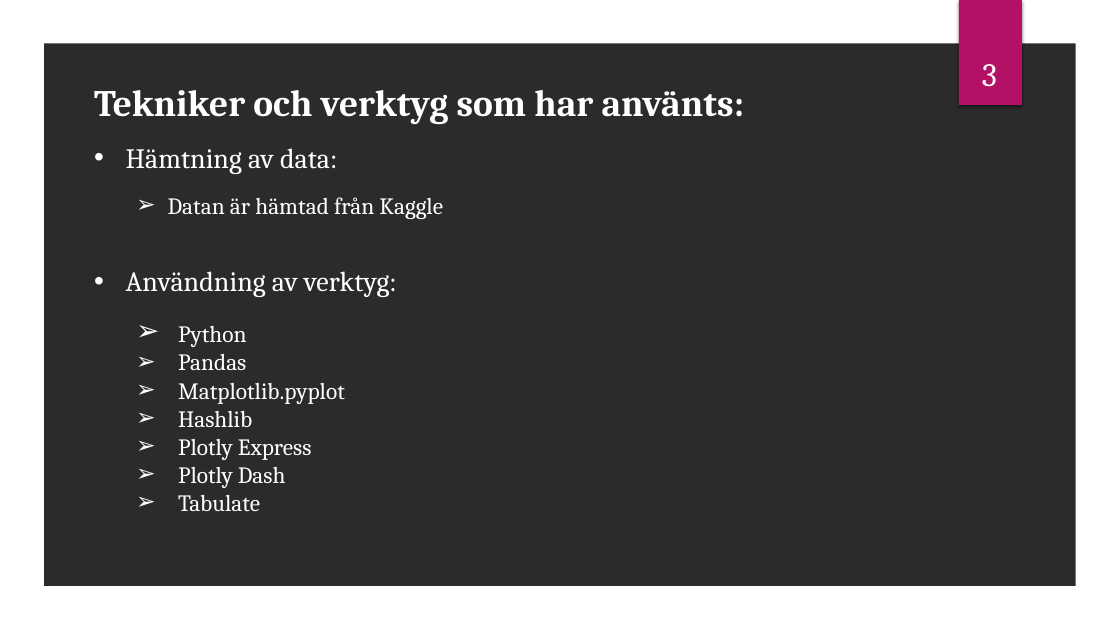
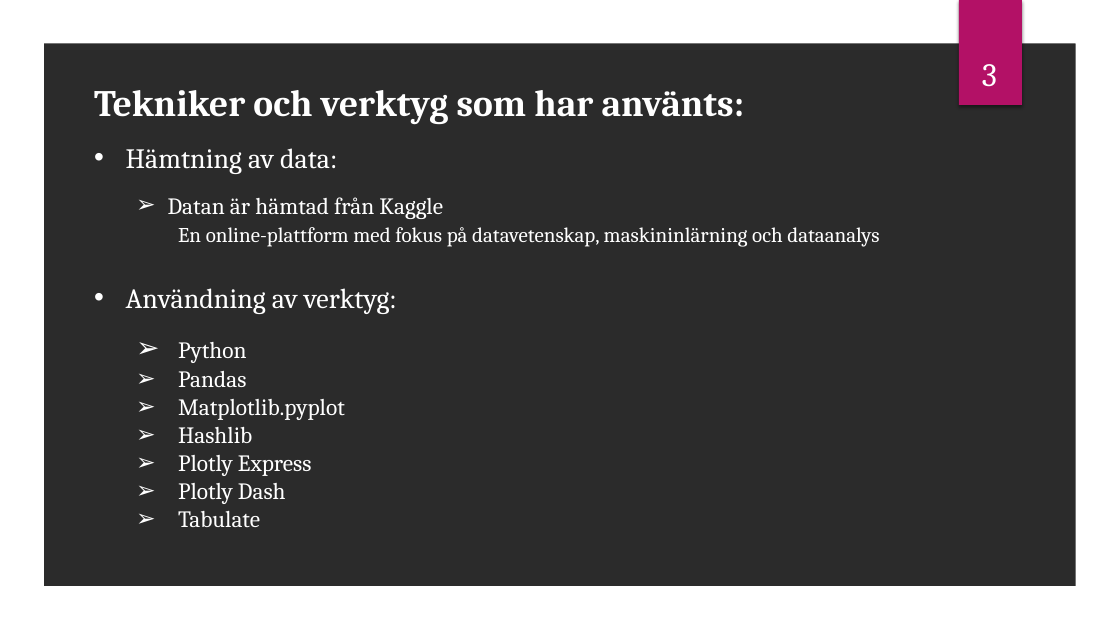
Before and after one commit to Filip5050/Seminarium_OS, a slide deck: slide 3 of Presentation_OS.pptx. Drawn at 1120x630 pixels with LibreOffice and Linux fonts; fonts in the diff are those of the drawing; background and template pictures are left out; a plain dark background stands for a picture behind light text. Boxes give left, top, right and bottom in pixels: in the first picture for what was removed or moved away, otherwise in the second. Text is boxed around its words. In the diff, an @@ line names an element or a change of style, - is before the commit and + after.

```diff
--- a/Presentation_OS.pptx
+++ b/Presentation_OS.pptx
@@ text at bbox=[178, 227, 879, 247]: paragraph added @@
+  En online-plattform med fokus på datavetenskap, maskininlärning och dataanalys
```
Also in this commit, not shown: 3 other slides changed.
